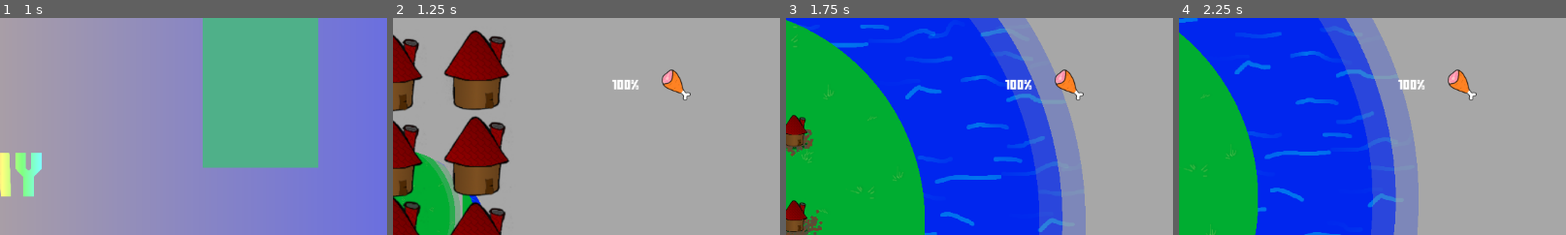
Above: before the commit, frames 1-4 (left to right).
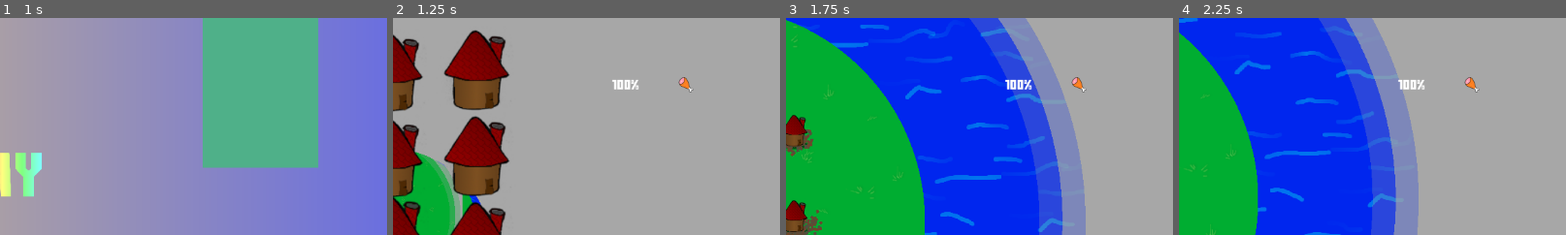
Above: after the commit, the same moments.

Repository: Viggzta/gmtk-jam-2024
Game: Godot game, scene res://main_menu.tscn
Same seed, same stepped clock (60 frames per second), same inputs: the game is played once before the commit and once after it. Sound files missing from this copy of the repository are replaced by a short silence.
Inputs (mouse positions are % of the whole screen's width and height, from its top left):
- Up to frame 1 (1 s): click (49, 36) at 0.5 s
- Up to frame 2 (1.25 s): no input
- Up to frame 3 (1.75 s): tap Enter at 1.25 s; move the mouse to (39, 30) at 1.27 s; press the mouse at (39, 30) at 1.28 s; hold D (right) from 1.28 s (still down)
- Up to frame 4 (2.25 s): move the mouse to (23, 50) at 2.02 s; release D (right) at 2.03 s; release the mouse at (23, 50) at 2.03 s; hold S (down) from 2.03 s (still down); right-click (23, 50) at 2.1 s; click (23, 50) at 2.17 s
The pictures show only the part of the screen within x 50-100%, y 0-50%; the shares and areas given below are measured in that part.

Frame 1 is identical in both runs. In frame 2, 0.6% of the frame differs, in the area x 69-78%, y 23-38%; in frame 3, 0.6%; in frame 4, 0.6%.

Commit message:
fix turkey img

Diff:
--- a/src/scripts/helper.gd
+++ b/src/scripts/helper.gd
@@ -2,7 +2,7 @@
 
 const POOP = preload("res://art/emojjis/poop.tres")
 const WINE = preload("res://art/emojjis/wine.tres")
-const FOOD = preload("res://art/turkey/turkey.png")
+const FOOD = preload("res://art/turkey/turkey_smaller.png")
 const MEDIC = preload("res://art/emojjis/medic.tres")
 const CLUBBIN = preload("res://art/emojjis/clubbin.tres")
 static func get_texture_for_need(nt: Dude.NeedType) -> Texture2D:
Binary file added: src/art/turkey/turkey_smaller.png
Not shown, added: src/art/turkey/turkey_smaller.png.import
